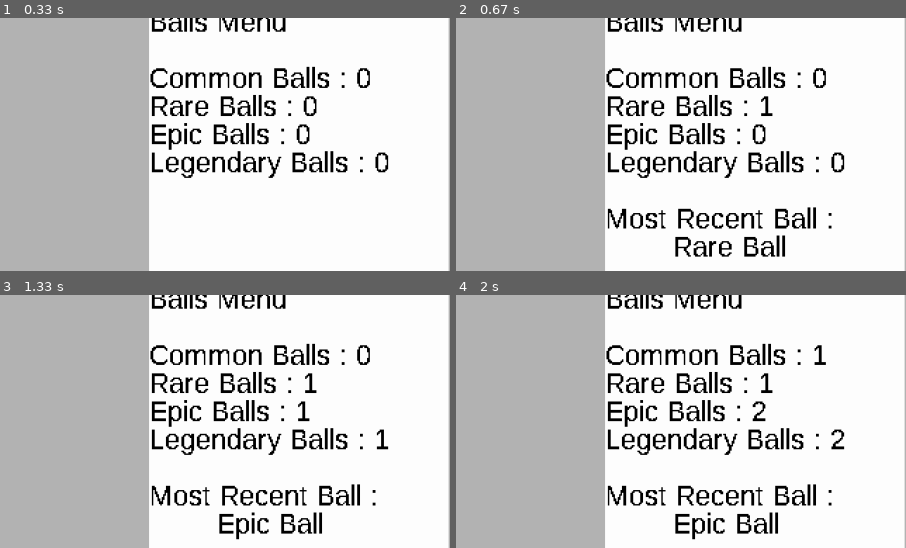
Above: before the commit, frames 1-4 (two rows, left to right).
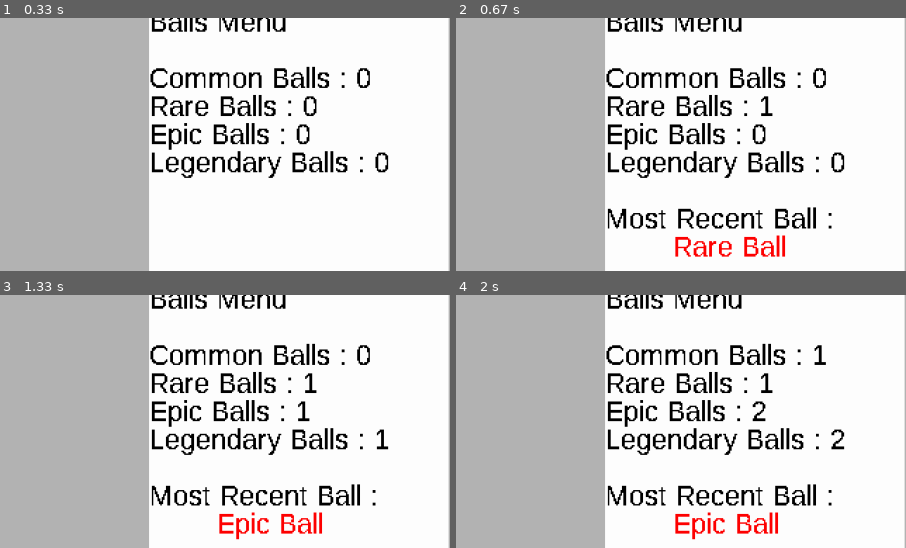
Above: after the commit, the same moments.

Repository: LZX1000/College-I
Game: pygame game, started from Incremental_Incremental.py
Two runs of this game, one before a commit and one after it. Both use one fixed random seed, a clock stepped at 60 frames per second and the inputs below.
Inputs:
- Up to frame 1 (0.33 s): no input
- Up to frame 2 (0.67 s): tap Enter at 0.33 s
- Up to frame 3 (1.33 s): tap Enter at 0.67, 1.07 s
- Up to frame 4 (2 s): tap Enter at 1.37, 1.57, 1.9 s
The pictures show only the part of the screen within x 50-100%, y 3-53%; the shares and areas given below are measured in that part.

Frame 1 is identical in both runs. In frame 2, 0.9% of the frame differs, in the area x 48-74%, y 85-95%; in frame 3, 0.9%; in frame 4, 0.9%.

Commit message:
Change color of most recent ball to red

Diff:
--- a/Incremental_Incremental.py
+++ b/Incremental_Incremental.py
@@ -114,7 +114,7 @@
         legendary_ball_count_text_surface = font.render(f"Legendary Balls : {legendary_balls}", False, (0, 0, 0))
         if len(balls) > 0:
             most_recent_ball_text_surface1 = font.render(f"Most Recent Ball :", False, (0, 0, 0))
-            most_recent_ball_text_surface2 = font.render(f"        {balls[-1].rarity} Ball", False, (0, 0, 0))
+            most_recent_ball_text_surface2 = font.render(f"        {balls[-1].rarity} Ball", False, (255, 0, 0))
         # # Blit to Balls Menu
         balls_menu_surface.fill((255, 255, 255)) # Sub-background
         balls_menu_surface.blit(common_ball_count_text_surface, (0, 40))
